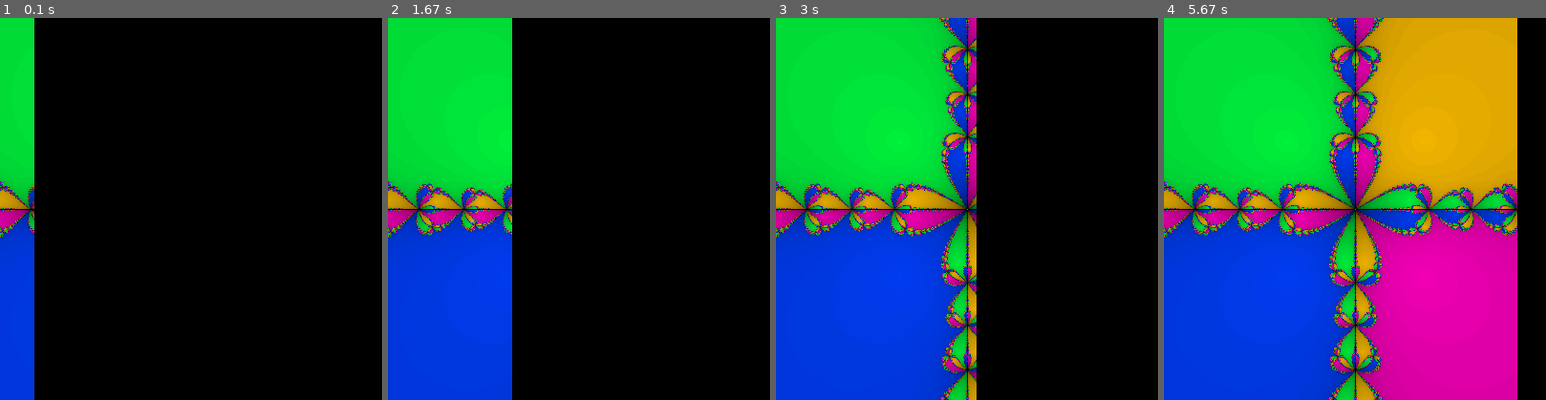
Above: before the commit, frames 1-4 (left to right).
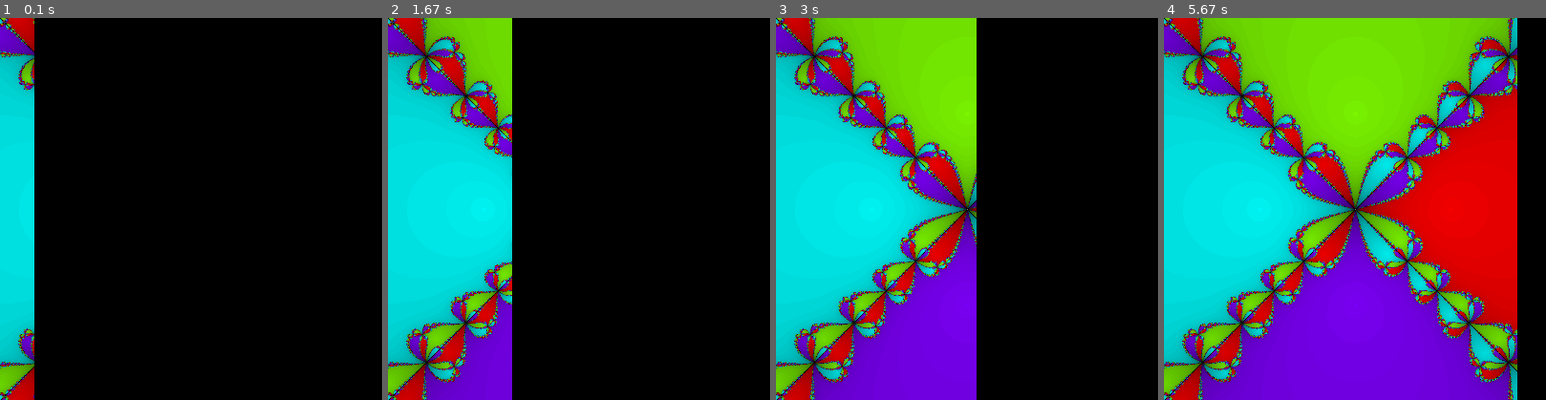
Above: after the commit, the same moments.

Repository: Mocha2007/fractal
Game: pygame game, started from newton_fractals_pygame.py
Same seed, same stepped clock (60 frames per second), same inputs: the game is played once before the commit and once after it.
Inputs:
- Up to frame 1 (0.1 s): no input
- Up to frame 2 (1.67 s): no input
- Up to frame 3 (3 s): no input
- Up to frame 4 (5.67 s): no input

The runs differ from the first frame. In frame 1, 9.0% of the frame differs, in the area x 0-9%, y 0-100%; in frame 2, 32%; in frame 3, 52%; in frame 4, 92%, in the area x 0-93%, y 0-100%.

Commit message:
fixed bug with title

Diff:
--- a/newton_fractals_pygame.py
+++ b/newton_fractals_pygame.py
@@ -16,7 +16,7 @@
 graph_width = 2
 iterations = 50
 tolerance = 10**-6
-function = lambda z: z**4 + 1
+function = lambda z: z**4 - 1
 
 
 def get_rgb_from_complex(z: complex, i: int) -> (float, float, float):
@@ -104,7 +104,11 @@
 pygame.init()
 screen = pygame.display.set_mode(size)
 refresh = pygame.display.flip
-title = 'Newton Fractal of ' + getsourcelines(function)[0][0]
+title = 'Newton Fractal'
+try:
+	title += ' of ' + getsourcelines(function)[0][0]
+except TypeError:
+	pass
 pygame.display.set_caption(title)
 
 # MAIN
